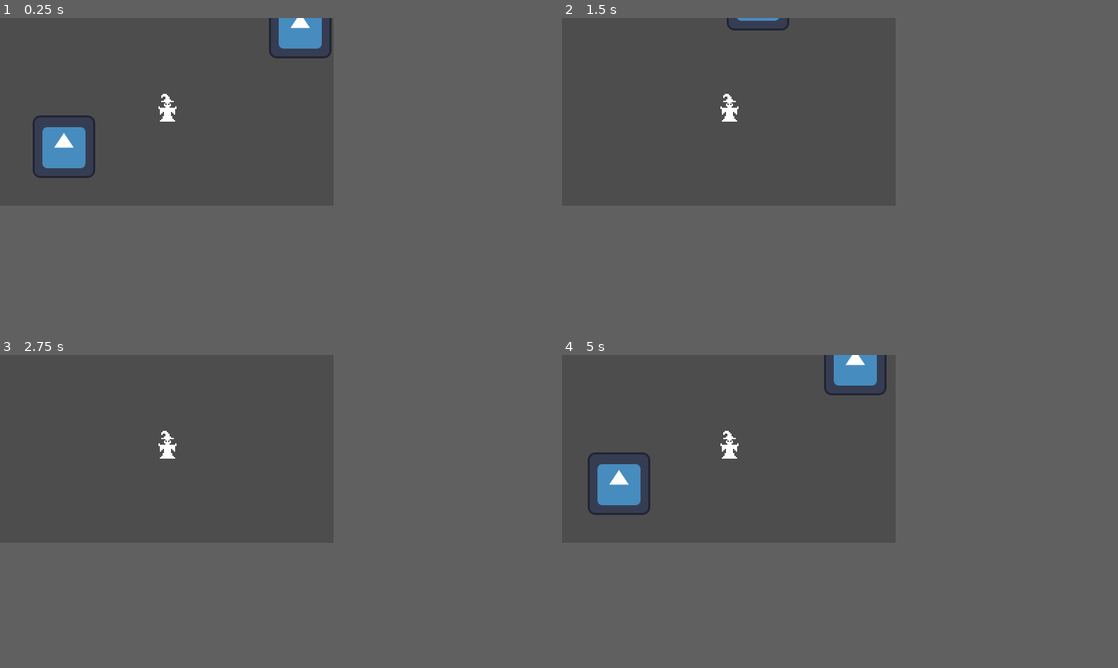
Above: before the commit, frames 1-4 (two rows, left to right).
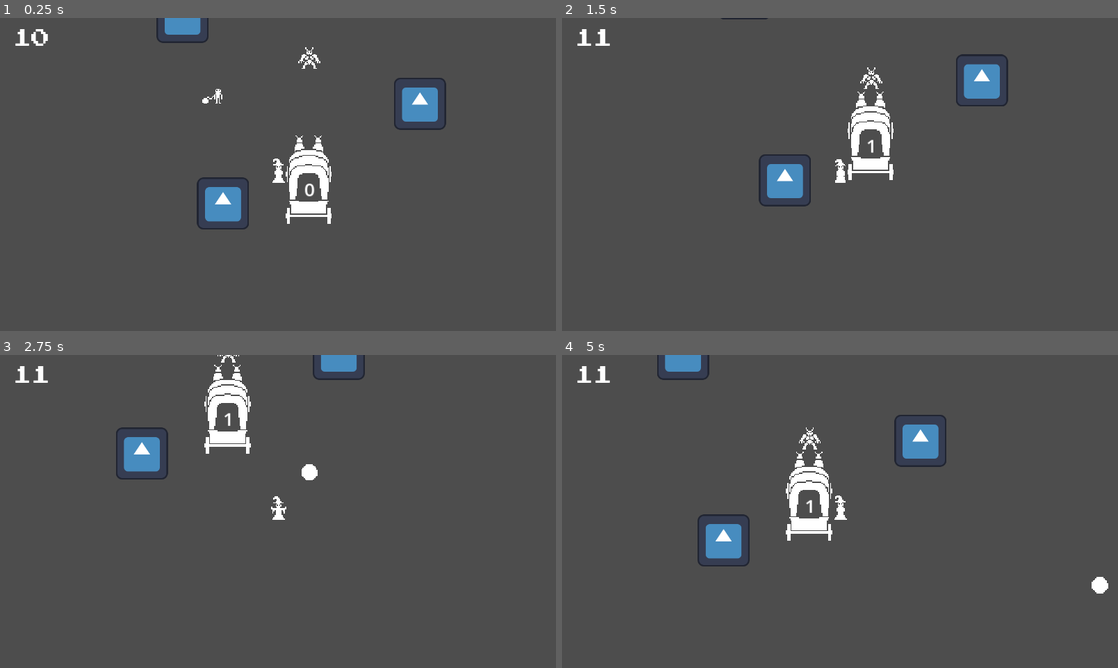
Above: after the commit, the same moments.

Repository: DanX3/1bitjam
Game: Godot game, scene res://scenes/tolo.tscn
The game is run twice, just before and just after one commit, with the same random seed, the same clock (stepped at 60 frames per second) and the same inputs. The engine's default icon, where the game draws it, is replaced by a stand-in: a white triangle on a blue panel in a dark square.
Inputs (mouse positions are in pixels of both pictures, inside the frame that each line leads up to):
- Up to frame 1 (0.25 s): no input
- Up to frame 2 (1.5 s): tap Enter (ui_accept) at 0.5, 0.77 s; move the mouse to (801, 102) at 0.52 s; hold D (move_right) 0.53-1.28 s; click (801, 102) at 0.6 s; move the mouse to (662, 121) at 1.27 s; hold S (move_down) from 1.28 s (still down); click (662, 121) at 1.35 s
- Up to frame 3 (2.75 s): tap Enter (ui_accept) at 1.52 s; move the mouse to (200, 408) at 2.02 s; release S (move_down) at 2.03 s; hold D (move_right) from 2.03 s (still down); hold Shift from 2.03 s (still down); click (200, 408) at 2.3 s
- Up to frame 4 (5 s): move the mouse to (712, 486) at 2.77 s; release D (move_right) at 2.78 s; release Shift at 2.78 s; hold W (move_up) 2.78-3.53 s; click (712, 486) at 2.85 s; tap Enter (ui_accept) at 3.02, 3.77, 4.52 s; move the mouse to (828, 477) at 3.52 s; hold A (move_left) from 3.53 s (still down); click (828, 477) at 3.6 s; move the mouse to (628, 420) at 4.27 s; tap Shift at 4.35 s; click (628, 420) at 4.55 s
In our replay, the window is 480x270 before the commit and 800x450 after it. These sizes can differ from the game's own. Grey fills any space a smaller window leaves; there, only what the larger window draws over its background counts as a difference.

The runs differ from the first frame. In frame 1, 6.2% of the frame differs, in the area x 2-81%, y 0-68%; in frame 2, 3.6%; in frame 3, 3.1%; in frame 4, 6.3%, in the area x 2-99%, y 0-77%.
Error before the commit: Invalid access to property or key 'global_position' on a base object of type 'null instance'. (res://scripts/demon.gd:13)

Commit message:
worked on refugee, caravan, fireball

Diff:
--- a/project.godot
+++ b/project.godot
@@ -21,10 +21,11 @@
 
 [display]
 
-window/size/viewport_width=480
-window/size/viewport_height=270
+window/size/viewport_width=1920
+window/size/viewport_height=1080
+window/size/mode=3
 window/stretch/mode="canvas_items"
-window/stretch/scale=2.0
+window/stretch/scale=4.0
 
 [editor_plugins]
 
@@ -64,3 +65,4 @@
 2d_physics/layer_2="World"
 2d_physics/layer_3="Fireball"
 2d_physics/layer_4="Enemy"
+2d_physics/layer_5="Caravan"
--- a/scenes/Player.tscn
+++ b/scenes/Player.tscn
@@ -1,11 +1,153 @@
-[gd_scene load_steps=5 format=3 uid="uid://bmh6w5rpihe7x"]
+[gd_scene load_steps=21 format=3 uid="uid://bmh6w5rpihe7x"]
 
 [ext_resource type="Script" path="res://scripts/player.gd" id="1_n43ng"]
-[ext_resource type="Texture2D" uid="uid://d2uvfm8pstq0m" path="res://assets/tileset.png" id="2_6vc4y"]
+[ext_resource type="Texture2D" uid="uid://cg25it17a52me" path="res://assets/wizard_shooting.png" id="3_a8rjc"]
+[ext_resource type="Texture2D" uid="uid://b3axu3nrmqki3" path="res://assets/wizard_prepare.png" id="4_6kw2m"]
 [ext_resource type="Script" path="res://library/scripts/Cooldown.gd" id="4_xl085"]
+[ext_resource type="Texture2D" uid="uid://dey5ve8q6mq4n" path="res://assets/wizard_idle.png" id="5_sbtgt"]
 
 [sub_resource type="RectangleShape2D" id="RectangleShape2D_llq8b"]
 size = Vector2(11, 14)
+
+[sub_resource type="AtlasTexture" id="AtlasTexture_axs5s"]
+atlas = ExtResource("3_a8rjc")
+region = Rect2(0, 0, 32, 32)
+
+[sub_resource type="AtlasTexture" id="AtlasTexture_y4jc1"]
+atlas = ExtResource("3_a8rjc")
+region = Rect2(32, 0, 32, 32)
+
+[sub_resource type="AtlasTexture" id="AtlasTexture_k0et8"]
+atlas = ExtResource("3_a8rjc")
+region = Rect2(64, 0, 32, 32)
+
+[sub_resource type="AtlasTexture" id="AtlasTexture_ywtg4"]
+atlas = ExtResource("3_a8rjc")
+region = Rect2(96, 0, 32, 32)
+
+[sub_resource type="AtlasTexture" id="AtlasTexture_w5unv"]
+atlas = ExtResource("4_6kw2m")
+region = Rect2(64, 0, 32, 32)
+
+[sub_resource type="AtlasTexture" id="AtlasTexture_mstah"]
+atlas = ExtResource("4_6kw2m")
+region = Rect2(32, 0, 32, 32)
+
+[sub_resource type="AtlasTexture" id="AtlasTexture_6ecf0"]
+atlas = ExtResource("4_6kw2m")
+region = Rect2(0, 0, 32, 32)
+
+[sub_resource type="AtlasTexture" id="AtlasTexture_b82is"]
+atlas = ExtResource("5_sbtgt")
+region = Rect2(0, 0, 32, 32)
+
+[sub_resource type="AtlasTexture" id="AtlasTexture_dbyj6"]
+atlas = ExtResource("5_sbtgt")
+region = Rect2(32, 0, 32, 32)
+
+[sub_resource type="AtlasTexture" id="AtlasTexture_26o1r"]
+atlas = ExtResource("5_sbtgt")
+region = Rect2(64, 0, 32, 32)
+
+[sub_resource type="AtlasTexture" id="AtlasTexture_ep023"]
+atlas = ExtResource("5_sbtgt")
+region = Rect2(96, 0, 32, 32)
+
+[sub_resource type="SpriteFrames" id="SpriteFrames_h2xqe"]
+animations = [{
+"frames": [{
+"duration": 1.0,
+"texture": SubResource("AtlasTexture_axs5s")
+}, {
+"duration": 1.0,
+"texture": SubResource("AtlasTexture_y4jc1")
+}, {
+"duration": 1.0,
+"texture": SubResource("AtlasTexture_k0et8")
+}, {
+"duration": 1.0,
+"texture": SubResource("AtlasTexture_ywtg4")
+}, {
+"duration": 1.0,
+"texture": SubResource("AtlasTexture_w5unv")
+}, {
+"duration": 1.0,
+"texture": SubResource("AtlasTexture_mstah")
+}, {
+"duration": 1.0,
+"texture": SubResource("AtlasTexture_6ecf0")
+}],
+"loop": false,
+"name": &"attack",
+"speed": 10.0
+}, {
+"frames": [{
+"duration": 1.0,
+"texture": SubResource("AtlasTexture_b82is")
+}, {
+"duration": 1.0,
+"texture": SubResource("AtlasTexture_dbyj6")
+}, {
+"duration": 1.0,
+"texture": SubResource("AtlasTexture_26o1r")
+}, {
+"duration": 1.0,
+"texture": SubResource("AtlasTexture_ep023")
+}],
+"loop": true,
+"name": &"idle",
+"speed": 10.0
+}]
+
+[sub_resource type="Animation" id="Animation_hf67n"]
+resource_name = "fireball"
+tracks/0/type = "method"
+tracks/0/imported = false
+tracks/0/enabled = true
+tracks/0/path = NodePath("Cooldown")
+tracks/0/interp = 1
+tracks/0/loop_wrap = true
+tracks/0/keys = {
+"times": PackedFloat32Array(0),
+"transitions": PackedFloat32Array(1),
+"values": [{
+"args": [],
+"method": &"start"
+}]
+}
+tracks/1/type = "method"
+tracks/1/imported = false
+tracks/1/enabled = true
+tracks/1/path = NodePath("AnimatedSprite2D")
+tracks/1/interp = 1
+tracks/1/loop_wrap = true
+tracks/1/keys = {
+"times": PackedFloat32Array(0),
+"transitions": PackedFloat32Array(1),
+"values": [{
+"args": [&"attack", 1.0, false],
+"method": &"play"
+}]
+}
+tracks/2/type = "method"
+tracks/2/imported = false
+tracks/2/enabled = true
+tracks/2/path = NodePath(".")
+tracks/2/interp = 1
+tracks/2/loop_wrap = true
+tracks/2/keys = {
+"times": PackedFloat32Array(0.3),
+"transitions": PackedFloat32Array(1),
+"values": [{
+"args": [],
+"method": &"spawn_fireball"
+}]
+}
+
+[sub_resource type="AnimationLibrary" id="AnimationLibrary_lq4tj"]
+_data = {
+"fireball": SubResource("Animation_hf67n")
+}
 
 [node name="Player" type="CharacterBody2D" node_paths=PackedStringArray("camera")]
 collision_mask = 10
@@ -15,13 +157,6 @@
 
 [node name="Camera2D" type="Camera2D" parent="."]
 
-[node name="Sprite2D" type="Sprite2D" parent="."]
-texture_filter = 1
-position = Vector2(0, -9)
-texture = ExtResource("2_6vc4y")
-region_enabled = true
-region_rect = Rect2(0, 0, 32, 32)
-
 [node name="CollisionShape2D" type="CollisionShape2D" parent="."]
 shape = SubResource("RectangleShape2D_llq8b")
 
@@ -30,3 +165,18 @@
 
 [node name="Cooldown" type="Node" parent="."]
 script = ExtResource("4_xl085")
+
+[node name="AnimatedSprite2D" type="AnimatedSprite2D" parent="."]
+texture_filter = 1
+position = Vector2(0, -9)
+sprite_frames = SubResource("SpriteFrames_h2xqe")
+animation = &"idle"
+autoplay = "idle"
+frame_progress = 0.153445
+
+[node name="AnimationPlayer" type="AnimationPlayer" parent="."]
+libraries = {
+"": SubResource("AnimationLibrary_lq4tj")
+}
+
+[connection signal="animation_finished" from="AnimatedSprite2D" to="." method="_on_animated_sprite_2d_animation_finished"]
--- a/scenes/caravan.tscn
+++ b/scenes/caravan.tscn
@@ -1,7 +1,8 @@
-[gd_scene load_steps=5 format=3 uid="uid://c74bo6ax7y0p5"]
+[gd_scene load_steps=6 format=3 uid="uid://c74bo6ax7y0p5"]
 
 [ext_resource type="Script" path="res://scripts/caravan.gd" id="1_bvopd"]
 [ext_resource type="Texture2D" uid="uid://d2uvfm8pstq0m" path="res://assets/tileset.png" id="2_lhjpw"]
+[ext_resource type="FontFile" uid="uid://d584xxy53m8x" path="res://assets/ArcadeFont.ttf" id="3_asf5t"]
 
 [sub_resource type="RectangleShape2D" id="RectangleShape2D_4vg50"]
 size = Vector2(4.17701, 134.766)
@@ -11,6 +12,7 @@
 
 [node name="Caravan" type="CharacterBody2D" groups=["caravan"]]
 scale = Vector2(1.0055, 0.981323)
+collision_layer = 17
 script = ExtResource("1_bvopd")
 speed = 100
 
@@ -37,13 +39,25 @@
 shape = SubResource("RectangleShape2D_vp10o")
 debug_color = Color(0.647059, 0.521569, 0, 0.419608)
 
-[node name="Counter" type="Label" parent="."]
+[node name="EnemyCounter" type="Label" parent="."]
 offset_left = -18.8961
 offset_top = 7.13323
 offset_right = 21.1039
 offset_bottom = 33.1332
-text = "1"
+text = "0"
 horizontal_alignment = 1
+
+[node name="CanvasLayer" type="CanvasLayer" parent="."]
+
+[node name="HumansCounter" type="Label" parent="CanvasLayer"]
+texture_filter = 1
+offset_left = 11.0
+offset_top = 10.0
+offset_right = 51.0
+offset_bottom = 33.0
+theme_override_fonts/font = ExtResource("3_asf5t")
+theme_override_font_sizes/font_size = 16
+text = "0"
 
 [connection signal="body_entered" from="EnemyDetector" to="." method="_on_enemy_detector_body_entered"]
 [connection signal="body_exited" from="EnemyDetector" to="." method="_on_enemy_detector_body_exited"]
--- a/scenes/demon.tscn
+++ b/scenes/demon.tscn
@@ -30,6 +30,9 @@
 
 [sub_resource type="CircleShape2D" id="CircleShape2D_yg4j1"]
 radius = 4.12311
+
+[sub_resource type="CircleShape2D" id="CircleShape2D_po6an"]
+radius = 11.0
 
 [node name="Demon" type="CharacterBody2D"]
 collision_layer = 8
@@ -96,10 +99,15 @@
 debug_color = Color(0.996078, 0, 0.156863, 0.419608)
 
 [node name="HurtBox" type="Area2D" parent="."]
+collision_layer = 0
+collision_mask = 4
 
 [node name="CollisionShape2D" type="CollisionShape2D" parent="HurtBox"]
+position = Vector2(0, -2)
+shape = SubResource("CircleShape2D_po6an")
 
 [connection signal="state_physics_processing" from="StateChart/Root/Walking" to="." method="_on_walking_state_physics_processing"]
 [connection signal="state_physics_processing" from="StateChart/Root/GoToPlayer" to="." method="_on_go_to_player_state_physics_processing"]
 [connection signal="state_entered" from="StateChart/Root/Attack" to="." method="_on_attack_state_entered"]
 [connection signal="body_entered" from="Visibility" to="." method="_on_visibility_body_entered"]
+[connection signal="body_entered" from="HurtBox" to="." method="_on_hurt_box_body_entered"]
--- a/scenes/fireball.tscn
+++ b/scenes/fireball.tscn
@@ -1,16 +1,14 @@
 [gd_scene load_steps=4 format=3 uid="uid://cgnpgdk2yycgw"]
 
 [ext_resource type="Script" path="res://scripts/Fireball.gd" id="1_sk8jg"]
-[ext_resource type="Texture2D" uid="uid://d2uvfm8pstq0m" path="res://assets/tileset.png" id="2_ubsn5"]
+[ext_resource type="Texture2D" uid="uid://b0vh772a4yolq" path="res://fireball.png" id="2_pr76u"]
 
 [sub_resource type="CircleShape2D" id="CircleShape2D_d2gub"]
 radius = 7.07107
 
-[node name="Fireball" type="RigidBody2D"]
+[node name="Fireball" type="CharacterBody2D"]
 collision_layer = 4
-collision_mask = 10
-mass = 0.01
-gravity_scale = 0.0
+collision_mask = 2
 script = ExtResource("1_sk8jg")
 
 [node name="CollisionShape2D" type="CollisionShape2D" parent="."]
@@ -18,6 +16,5 @@
 
 [node name="Sprite2D" type="Sprite2D" parent="."]
 texture_filter = 1
-texture = ExtResource("2_ubsn5")
-region_enabled = true
+texture = ExtResource("2_pr76u")
 region_rect = Rect2(0, 160, 32, 32)
--- /dev/null
+++ b/scenes/refugee.tscn
@@ -0,0 +1,37 @@
+[gd_scene load_steps=6 format=3 uid="uid://cl7tyo2fnat2d"]
+
+[ext_resource type="Script" path="res://scripts/refugee.gd" id="1_cjycd"]
+[ext_resource type="Texture2D" uid="uid://d2uvfm8pstq0m" path="res://assets/tileset.png" id="2_ttke4"]
+
+[sub_resource type="RectangleShape2D" id="RectangleShape2D_7ng8l"]
+size = Vector2(14, 14)
+
+[sub_resource type="AtlasTexture" id="AtlasTexture_m3p2x"]
+atlas = ExtResource("2_ttke4")
+region = Rect2(64, 64, 32, 32)
+
+[sub_resource type="SpriteFrames" id="SpriteFrames_s06ae"]
+animations = [{
+"frames": [{
+"duration": 1.0,
+"texture": SubResource("AtlasTexture_m3p2x")
+}],
+"loop": true,
+"name": &"default",
+"speed": 5.0
+}]
+
+[node name="Refugee" type="CharacterBody2D"]
+collision_layer = 2
+collision_mask = 18
+script = ExtResource("1_cjycd")
+
+[node name="CollisionShape2D" type="CollisionShape2D" parent="."]
+position = Vector2(0, -7)
+shape = SubResource("RectangleShape2D_7ng8l")
+
+[node name="AnimatedSprite2D" type="AnimatedSprite2D" parent="."]
+texture_filter = 1
+position = Vector2(0, -16)
+sprite_frames = SubResource("SpriteFrames_s06ae")
+autoplay = "default"
--- a/scenes/tolo.tscn
+++ b/scenes/tolo.tscn
@@ -1,9 +1,11 @@
-[gd_scene load_steps=6 format=3 uid="uid://bgvrneq1gcki0"]
+[gd_scene load_steps=8 format=3 uid="uid://bgvrneq1gcki0"]
 
 [ext_resource type="PackedScene" uid="uid://bmh6w5rpihe7x" path="res://scenes/Player.tscn" id="1_ge0oy"]
 [ext_resource type="Texture2D" uid="uid://odkd3j1xpvks" path="res://icon.svg" id="2_bfk0s"]
 [ext_resource type="Shader" path="res://library/shaders/black_white.gdshader" id="3_x3wcj"]
 [ext_resource type="PackedScene" uid="uid://by600etqyr3av" path="res://scenes/demon.tscn" id="4_5ri2g"]
+[ext_resource type="PackedScene" uid="uid://c74bo6ax7y0p5" path="res://scenes/caravan.tscn" id="5_sgd8v"]
+[ext_resource type="PackedScene" uid="uid://cl7tyo2fnat2d" path="res://scenes/refugee.tscn" id="6_nbk28"]
 
 [sub_resource type="ShaderMaterial" id="ShaderMaterial_xwrqi"]
 shader = ExtResource("3_x3wcj")
@@ -56,3 +58,14 @@
 
 [node name="Demon" parent="." instance=ExtResource("4_5ri2g")]
 position = Vector2(0, -105)
+
+[node name="Caravan" parent="." instance=ExtResource("5_sgd8v")]
+collision_layer = 2
+collision_mask = 0
+speed = 20
+
+[node name="Marker2D" type="Marker2D" parent="."]
+position = Vector2(0, 90)
+
+[node name="Refugee" parent="." instance=ExtResource("6_nbk28")]
+position = Vector2(-97, -71)
--- a/scripts/Fireball.gd
+++ b/scripts/Fireball.gd
@@ -1,6 +1,17 @@
-extends RigidBody2D
+class_name Fireball extends CharacterBody2D
 
 const SPEED := 200.0
+var direction
+var caravan: Caravan
 
 func init(dir: Vector2):
-	apply_central_force(dir * SPEED)
+	direction = dir
+
+func _ready():
+	caravan = get_tree().get_first_node_in_group("caravan")
+
+func _physics_process(delta):
+	var collision = move_and_collide(delta * direction * SPEED)
+	if collision != null:
+		if collision.get_collider().name == caravan.name:
+			queue_free()
--- a/scripts/caravan.gd
+++ b/scripts/caravan.gd
@@ -1,9 +1,14 @@
-extends CharacterBody2D
+class_name Caravan extends CharacterBody2D
 
 @export var speed: int = 1
-@export var refugees: int = 0
+@export var refugees: int = 10
+
+@onready var counterLabel = $CanvasLayer/HumansCounter
 
 var closeDemonsCounter = 0
+
+func _ready():
+	counterLabel.text = str(refugees)
 
 func _process(delta):
 	if closeDemonsCounter > 0:
@@ -14,15 +19,19 @@
 
 func take_damage():
 	refugees -= 1
+	counterLabel.text = str(refugees)
 	if refugees <= 0:
 		EventBusInstance.emit_signal("game_over")
 
+func add_refugee():
+	refugees += 1
+	counterLabel.text = str(refugees)
 
 func _on_enemy_detector_body_entered(body):
 	closeDemonsCounter += 1
-	$Counter.text = str(closeDemonsCounter)
+	$EnemyCounter.text = str(closeDemonsCounter)
 
 
 func _on_enemy_detector_body_exited(body):
 	closeDemonsCounter -= 1
-	$Counter.text = str(closeDemonsCounter)
+	$EnemyCounter.text = str(closeDemonsCounter)
--- a/scripts/demon.gd
+++ b/scripts/demon.gd
@@ -10,7 +10,8 @@
 
 
 func _on_walking_state_physics_processing(delta):
-	velocity = WALK_SPEED * (get_tree().get_first_node_in_group("caravan").global_position - global_position).normalized()
+	var caravanPos = get_tree().get_first_node_in_group("caravan").global_position
+	velocity = WALK_SPEED * (caravanPos - global_position).normalized()
 	move_and_slide()
 
 
@@ -49,3 +50,9 @@
 	var tween = get_tree().create_tween().set_ease(Tween.EASE_OUT).set_trans(Tween.TRANS_CUBIC)
 	tween.tween_property(attackPivot, "rotation", attackPivot.rotation + ATTACK_ANGLE, 1.2)
 	tween.connect("finished", attack)
+
+
+func _on_hurt_box_body_entered(body):
+	if body is Fireball:
+		body.queue_free()
+		queue_free()
--- a/scripts/player.gd
+++ b/scripts/player.gd
@@ -14,15 +14,23 @@
 const fireballDistance = 20.0
 @onready var cooldown: Cooldown = $Cooldown
 @onready var pivot = $Pivot
+@onready var sprite = $AnimatedSprite2D
+@onready var player = $AnimationPlayer
+
+func _ready():
+	sprite.play("idle")
 
 func _input(event):
 	if Input.is_action_just_pressed("fire") and cooldown.is_ready():
-		cooldown.start()
+		player.play("fireball")
+
+func spawn_fireball():
 		var fireball = fireballScene.instantiate()
 		var fireballDir = (get_global_mouse_position() - global_position).normalized()
 		fireball.init(fireballDir)
 		add_child(fireball)
 		fireball.global_position = global_position + fireballDir * fireballDistance
+
 
 #func _process(delta):
 #	if camera != null:
@@ -37,3 +45,8 @@
 	move_and_slide()
 	if abs(velocity.x) > 0.0:
 		pivot.scale.x = sign(velocity.x)
+
+
+func _on_animated_sprite_2d_animation_finished():
+	if sprite.animation == "attack":
+		sprite.play("idle")
--- /dev/null
+++ b/scripts/refugee.gd
@@ -0,0 +1,20 @@
+extends CharacterBody2D
+
+
+const SPEED = 70.0
+
+# Get the gravity from the project settings to be synced with RigidBody nodes.
+var gravity = ProjectSettings.get_setting("physics/2d/default_gravity")
+
+
+func _physics_process(delta):
+	# Add the gravity.
+	var caravan: Caravan = get_tree().get_first_node_in_group("caravan")
+	var dir = (caravan.global_position - global_position).normalized()
+	var collision = move_and_collide(delta * SPEED * dir)
+	if collision == null:
+		return
+
+	if collision.get_collider().name == caravan.name:
+		caravan.add_refugee()
+		queue_free()
Binary file added: assets/ArcadeFont.ttf
Not shown, added: assets/ArcadeFont.ttf.import
Not shown, added: assets/icons.png.import
Not shown, added: assets/tiles_evil.png.import
Not shown, added: assets/tiles_medium.png.import
Not shown, added: assets/wizard_idle.png.import
Not shown, added: assets/wizard_prepare.png.import
Not shown, added: assets/wizard_shooting.png.import
Not shown: 1 places in scenes/demon.tscn that only renumber resources
